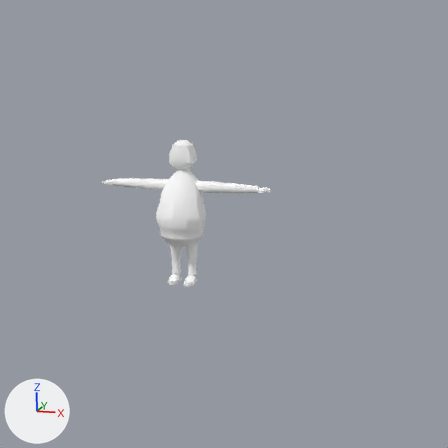
An edit to the Blender file Blender Files/SheJams.blend, drawn before and after from the same camera.
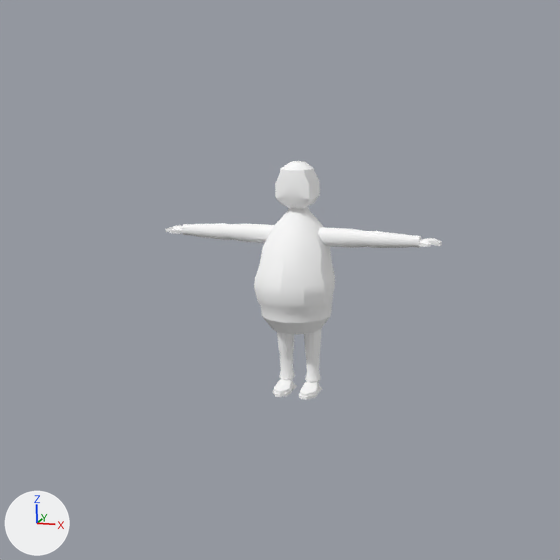
Each version is shown from the file's camera 'Camera', then close up on the part from 0% to 77% of the width and 9% to 86% of the height. Lighting does not change. The marker at lower left points along +X, +Y and +Z.

Objects in the first close-up: 'Dad'.
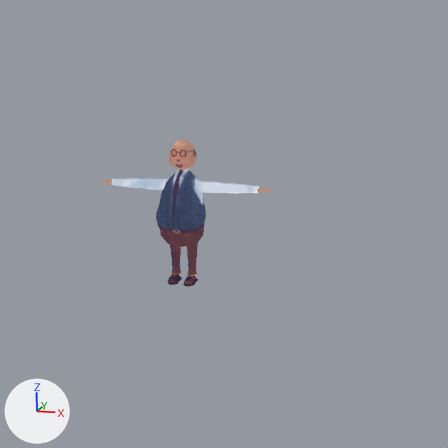
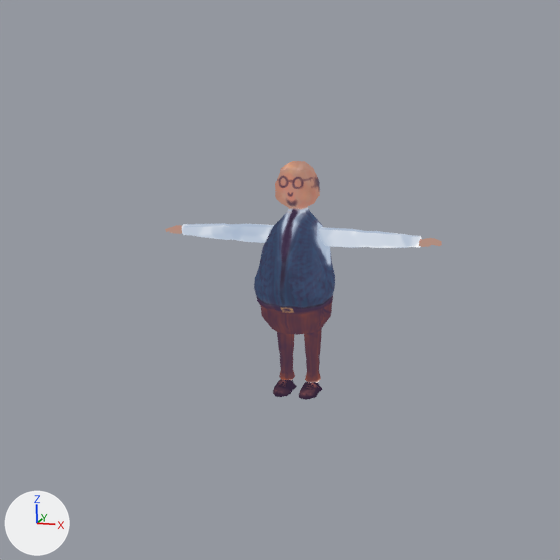
Commit message: overwrite back

Pixel boxes (x1, y1, x2, y2) of what changed, in the close-ups (560 x 560 px):
'Dad', surface changed
    both: (165, 161, 442, 400)

What changed in the scene script:
```text
Add img_dadtexture:
    img_dadtexture = load_image('DadTexture', '../Assets/Characters/Textures/DadTexture.png', 2048, 2048, 'sRGB')
Change mat_dad:
    remove mat_dad.base_color = (1.0, 1.0, 1.0)  # white #ffffff
    mat_dad: diffuse_material('Dad') -> emission_material('Dad')
    add mat_dad.texture = img_dadtexture
```
